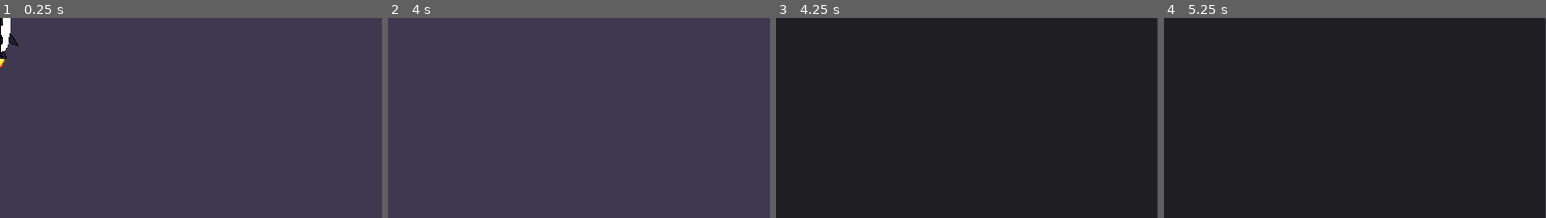
Above: before the commit, frames 1-4 (left to right).
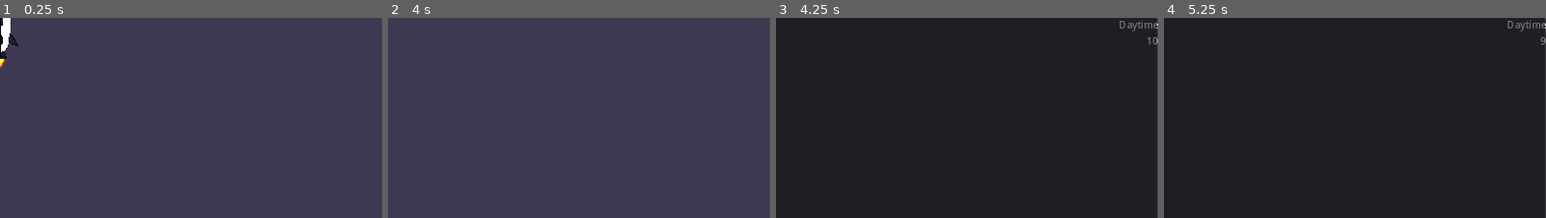
Above: after the commit, the same moments.

Repository: CaptainTiki/protoluna
Game: Godot game, scene res://Utilities/level_root.tscn
Same seed, same stepped clock (60 frames per second), same inputs: the game is played once before the commit and once after it.
Inputs:
- Up to frame 1 (0.25 s): no input
- Up to frame 2 (4 s): hold Right (right) 0.53-2.03 s; tap Space (interact) every 0.75 s from 0.6 to 3.6 s; hold Left (left) 2.03-2.78 s; hold Right (right) from 2.78 s (still down)
- Up to frame 3 (4.25 s): keep holding Right (right); tap ` (debug_show) at 4.15 s
- Up to frame 4 (5.25 s): release Right (right) at 4.28 s; hold Left (left) 4.28-5.03 s; tap Space (interact) at 4.35, 5.1 s; hold Right (right) from 5.03 s (still down)
The pictures show only the part of the screen within x 50-100%, y 0-50%; the shares and areas given below are measured in that part.

Frames 1-2 are identical in both runs. In frame 3, 0.2% of the frame differs, in the area x 90-100%, y 1-14%; in frame 4, 0.2%.

Commit message:
Day/Night tranisition
added time manager
added unit lights to player / worker / gundrone

Diff:
--- /dev/null
+++ b/Assets/PointGradient.tres
@@ -0,0 +1,10 @@
+[gd_resource type="GradientTexture2D" load_steps=2 format=3 uid="uid://dluodwxs3xsh6"]
+
+[sub_resource type="Gradient" id="Gradient_2b3io"]
+colors = PackedColorArray(0.306923, 0.306923, 0.306923, 1, 0, 0, 0, 1)
+
+[resource]
+gradient = SubResource("Gradient_2b3io")
+fill = 1
+fill_from = Vector2(0.5, 0.5)
+fill_to = Vector2(0.5, 0)
--- a/Buildings/Armory/deploy_armory_node.gd
+++ b/Buildings/Armory/deploy_armory_node.gd
@@ -10,7 +10,7 @@
 	animation_player.play("Deploy")
 	pass
 
-func _process(delta: float) -> void:
+func _process(_delta: float) -> void:
 	if animation_player.is_playing() == false:
 		finish_deployment()
 	pass
--- a/Managers/Scenes/game_manager.tscn
+++ b/Managers/Scenes/game_manager.tscn
@@ -2,5 +2,5 @@
 
 [ext_resource type="Script" path="res://Managers/Scripts/game_manager.gd" id="1_wkaua"]
 
-[node name="Node" type="Node"]
+[node name="GameManagerNode" type="Node"]
 script = ExtResource("1_wkaua")
--- a/Managers/Scripts/game_manager.gd
+++ b/Managers/Scripts/game_manager.gd
@@ -26,7 +26,8 @@
 
 func spawnPlayer(pos: Vector2 = Vector2(192,624)) -> void:
 	player = playerDronescene.instantiate()
-	self.get_parent().add_child(player)
+	var node = get_node("../LevelRoot/Units")
+	node.add_child(player)
 	player.position = pos
 	pass
 
@@ -35,3 +36,8 @@
 
 func remove_debug_info(key: String) -> void:
 	debug_node.remove_debug_info(key)
+
+func update_debug_time(is_daytime: bool, time: String) -> void:
+	debug_node.update_time(is_daytime, time)
+func _on_timer_timeout() -> void:
+	pass # Replace with function body.
--- a/Managers/debug_node.tscn
+++ b/Managers/debug_node.tscn
@@ -22,9 +22,20 @@
 offset_right = 396.0
 offset_bottom = 62.0
 
-[node name="Label2" type="Label" parent="CanvasLayer/Panel"]
-layout_mode = 0
-offset_left = -2.5
-offset_top = 280.0
-offset_right = 393.5
-offset_bottom = 342.0
+[node name="VBoxContainer" type="VBoxContainer" parent="CanvasLayer/Panel"]
+layout_mode = 1
+anchors_preset = 1
+anchor_left = 1.0
+anchor_right = 1.0
+offset_left = -156.0
+offset_right = 2.0
+offset_bottom = 55.0
+grow_horizontal = 0
+
+[node name="Time" type="Label" parent="CanvasLayer/Panel/VBoxContainer"]
+layout_mode = 2
+horizontal_alignment = 2
+
+[node name="Time2" type="Label" parent="CanvasLayer/Panel/VBoxContainer"]
+layout_mode = 2
+horizontal_alignment = 2
--- a/Units/GunDrone/gun_drone.tscn
+++ b/Units/GunDrone/gun_drone.tscn
@@ -6,6 +6,7 @@
 [ext_resource type="Texture2D" uid="uid://brjwyxi1ime1n" path="res://Assets/Sprites/Vehicles/GunDrone/Gun.png" id="3_jdt2i"]
 [ext_resource type="Script" path="res://Units/WorkerDrone/idle_state_node.gd" id="4_uk8cs"]
 [ext_resource type="PackedScene" uid="uid://bubu0n0kp0fk8" path="res://Units/StateMachine/wander_state_node.tscn" id="5_2nqk5"]
+[ext_resource type="PackedScene" uid="uid://cx7hoin0moo2f" path="res://Units/unit_light.tscn" id="7_5d3uw"]
 
 [sub_resource type="Animation" id="Animation_wcfop"]
 length = 0.001
@@ -103,3 +104,6 @@
 actor = NodePath("../..")
 animator = NodePath("../../AnimationPlayer")
 exit_state = NodePath("../IdleStateNode")
+
+[node name="UnitLight" parent="." instance=ExtResource("7_5d3uw")]
+texture_scale = 2.0
--- a/Units/PlayerDrone/player_drone.gd
+++ b/Units/PlayerDrone/player_drone.gd
@@ -13,6 +13,8 @@
 
 func _ready()-> void:
 	animation_player.play("Flame_On")
+
+
 
 func _process(_delta: float) -> void:
 	if velocity.x > 0 and facingright:
--- a/Units/PlayerDrone/player_drone.tscn
+++ b/Units/PlayerDrone/player_drone.tscn
@@ -1,8 +1,9 @@
-[gd_scene load_steps=9 format=3 uid="uid://scipanja7ied"]
+[gd_scene load_steps=10 format=3 uid="uid://scipanja7ied"]
 
 [ext_resource type="Script" path="res://Units/PlayerDrone/player_drone.gd" id="1_c4jbx"]
 [ext_resource type="Texture2D" uid="uid://duhf62rrkm0g2" path="res://Assets/Sprites/Vehicles/PlayerDrone/Drone.png" id="2_nydc6"]
 [ext_resource type="Texture2D" uid="uid://bf3yv4x2a31b7" path="res://Assets/Sprites/Vehicles/PlayerDrone/DroneFlame.png" id="3_50b5y"]
+[ext_resource type="PackedScene" uid="uid://cx7hoin0moo2f" path="res://Units/unit_light.tscn" id="4_8jrnc"]
 
 [sub_resource type="CapsuleShape2D" id="CapsuleShape2D_5l1c2"]
 radius = 9.0
@@ -177,3 +178,5 @@
 position = Vector2(37, -2)
 texture = ExtResource("3_50b5y")
 offset = Vector2(0, 4)
+
+[node name="UnitLight" parent="." instance=ExtResource("4_8jrnc")]
--- /dev/null
+++ b/Units/PlayerDrone/unit_light.gd
@@ -0,0 +1,29 @@
+class_name UnitLight extends PointLight2D
+
+@onready var time_manager: TimeManager = $"../../../Managers/Time_Manager"
+
+func _ready() -> void:
+	color = Color(0.8,0.8,1,1)
+	if time_manager.is_daytime:
+		energy = 0
+	else:
+		energy = 1
+
+	time_manager.day_started.connect(_on_day_started)
+	time_manager.night_started.connect(_on_night_started)
+	pass
+
+func _on_day_started() -> void:
+	tween_light(0.0)
+	pass
+
+func _on_night_started() -> void:
+	tween_light(1.0)
+	pass
+
+func tween_light(target_energy: float):
+	print("Changing to energy: ", target_energy)
+	var tween = create_tween()
+	tween.tween_property(self, "energy", target_energy, 2.0)  # Smoothly transition energy over 2 seconds
+	tween.set_trans(Tween.TRANS_LINEAR).set_ease(Tween.EASE_IN_OUT)
+	pass
--- a/Units/WorkerDrone/worker_drone.tscn
+++ b/Units/WorkerDrone/worker_drone.tscn
@@ -1,10 +1,11 @@
-[gd_scene load_steps=11 format=3 uid="uid://bibl2spaf5lnm"]
+[gd_scene load_steps=12 format=3 uid="uid://bibl2spaf5lnm"]
 
 [ext_resource type="Script" path="res://Units/WorkerDrone/worker_drone.gd" id="1_jgtm0"]
 [ext_resource type="Texture2D" uid="uid://bognrv2poasve" path="res://Assets/Sprites/Vehicles/WorkerDrone/WorkerDrone.png" id="2_bxlbm"]
 [ext_resource type="Script" path="res://Units/StateMachine/state_machine.gd" id="3_wkit2"]
 [ext_resource type="PackedScene" uid="uid://bubu0n0kp0fk8" path="res://Units/StateMachine/wander_state_node.tscn" id="4_nhe2b"]
 [ext_resource type="Script" path="res://Units/WorkerDrone/idle_state_node.gd" id="4_yumhs"]
+[ext_resource type="PackedScene" uid="uid://cx7hoin0moo2f" path="res://Units/unit_light.tscn" id="6_bswpp"]
 
 [sub_resource type="Animation" id="Animation_wcfop"]
 length = 0.001
@@ -97,3 +98,6 @@
 actor = NodePath("../..")
 animator = NodePath("../../AnimationPlayer")
 exit_state = NodePath("../IdleStateNode")
+
+[node name="UnitLight" parent="." instance=ExtResource("6_bswpp")]
+texture_scale = 2.0
--- /dev/null
+++ b/Units/unit_light.tscn
@@ -0,0 +1,9 @@
+[gd_scene load_steps=3 format=3 uid="uid://cx7hoin0moo2f"]
+
+[ext_resource type="Texture2D" uid="uid://dluodwxs3xsh6" path="res://Assets/PointGradient.tres" id="1_bdqjp"]
+[ext_resource type="Script" path="res://Units/PlayerDrone/unit_light.gd" id="2_jkjg6"]
+
+[node name="UnitLight" type="PointLight2D"]
+texture = ExtResource("1_bdqjp")
+texture_scale = 3.0
+script = ExtResource("2_jkjg6")
--- a/Utilities/debug_node.gd
+++ b/Utilities/debug_node.gd
@@ -2,7 +2,9 @@
 
 @onready var canvas_layer: CanvasLayer = $CanvasLayer
 @onready var label: Label = $CanvasLayer/Panel/Label
-@onready var label_2: Label = $CanvasLayer/Panel/Label2
+
+@onready var time_label: Label = $CanvasLayer/Panel/VBoxContainer/Time
+@onready var time_label_2: Label = $CanvasLayer/Panel/VBoxContainer/Time2
 
 # Debug info (you can add more fields as needed)
 var debug_info := {}
@@ -17,7 +19,8 @@
 		canvas_layer.visible = not canvas_layer.visible
 
 	# Update debug information
-	update_debug_canvas()
+	if canvas_layer.visible:
+		update_debug_canvas()
 
 func add_debug_info(key: String, value: String) -> void:
 	debug_info[key] = value
@@ -32,3 +35,12 @@
 			for key in debug_info.keys():
 				debug_text += key + ": " + str(debug_info[key]) + "\n"
 			$CanvasLayer/Panel/Label.text = debug_text
+
+func update_time(is_daytime: bool, time: String) -> void:
+	if time_label_2 && time_label:
+		if is_daytime:
+			time_label.text = "Daytime"
+		else:
+			time_label.text = "Nighttime"
+		time_label_2.text = time
+	pass
--- a/Utilities/level_root.tscn
+++ b/Utilities/level_root.tscn
@@ -1,17 +1,27 @@
-[gd_scene load_steps=8 format=4 uid="uid://cr2hxiqd6ahp2"]
+[gd_scene load_steps=9 format=4 uid="uid://cr2hxiqd6ahp2"]
 
 [ext_resource type="Script" path="res://Managers/Scripts/game_manager.gd" id="1_fte74"]
 [ext_resource type="PackedScene" uid="uid://dkvhrc0k7ps7n" path="res://Units/Rocket/lander_rocket.tscn" id="2_6omfv"]
 [ext_resource type="TileSet" uid="uid://c6smkw4xpyhgb" path="res://Assets/default_tileset.tres" id="2_d7dq7"]
 [ext_resource type="PackedScene" uid="uid://egw4sysil36v" path="res://Utilities/camera_2d.tscn" id="2_vy1du"]
+[ext_resource type="Script" path="res://Utilities/time_manager.gd" id="2_wmpko"]
 [ext_resource type="PackedScene" uid="uid://cra6486iqvwpe" path="res://Buildings/HQ/deploy_hq_node.tscn" id="3_o82il"]
 [ext_resource type="PackedScene" uid="uid://dx20wblcp6rix" path="res://Buildings/building_slot_node.tscn" id="6_ftywp"]
 [ext_resource type="PackedScene" uid="uid://dqyfuhyxwhm81" path="res://Buildings/Armory/deploy_armory_node.tscn" id="7_dgaf4"]
 
 [node name="LevelRoot" type="Node2D"]
 
-[node name="Game_Manager" type="Node" parent="."]
+[node name="Managers" type="Node" parent="."]
+
+[node name="Game_Manager" type="Node" parent="Managers"]
 script = ExtResource("1_fte74")
+
+[node name="Time_Manager" type="Node" parent="Managers"]
+script = ExtResource("2_wmpko")
+day_duration = 15.0
+night_duration = 15.0
+
+[node name="Timer" type="Timer" parent="Managers/Time_Manager"]
 
 [node name="TileMapLayer" type="TileMapLayer" parent="."]
 tile_map_data = PackedByteArray("AAAAAAoAAQAAAAMAAAABAAoAAQAAAAMAAAACAAoAAQAAAAMAAAADAAoAAQAAAAMAAAAEAAoAAQAAAAMAAAAFAA …(28864 unchanged characters)…
@@ -38,3 +48,7 @@
 deceleration = 0.01
 
 [node name="Units" type="Node2D" parent="."]
+
+[node name="CanvasModulate" type="CanvasModulate" parent="."]
+
+[connection signal="timeout" from="Managers/Time_Manager/Timer" to="Managers/Time_Manager" method="_on_timer_timeout"]
--- /dev/null
+++ b/Utilities/time_manager.gd
@@ -0,0 +1,54 @@
+class_name TimeManager extends Node
+
+# Time durations (in seconds)
+@export var day_duration: float = 180.0
+@export var night_duration: float = 180.0
+@export var day_color: Color = Color(1,1,1,1) # Bright and white for daytime
+@export var night_color: Color = Color(0.5,0.5,0.7,1) #dim and blueish for nighttime
+
+
+@onready var timer: Timer = $Timer
+@onready var canvas_modulate: CanvasModulate = $"../../CanvasModulate"
+
+# Signals for day/night transitions
+signal day_started
+signal night_started
+
+# internal state variables
+var is_daytime: bool = true
+
+func _ready():
+	start_day() #always start at day time?
+
+func _process(_delta: float) -> void:
+	#increment time
+	if timer:
+		GameManager.update_debug_time(is_daytime, str(int(timer.time_left)))
+	pass
+
+func start_day() -> void:
+	is_daytime = true
+	emit_signal("day_started")
+	timer.start(day_duration)
+	transition_to_color(day_color)
+	pass
+
+func start_night() -> void:
+	is_daytime = false
+	emit_signal("night_started")
+	timer.start(night_duration)
+	transition_to_color(night_color)
+	pass
+
+func _on_timer_timeout() -> void:
+	if is_daytime:
+		start_night()
+	else:
+		start_day()
+	pass
+
+func transition_to_color(target_color: Color) -> void:
+	var tween = create_tween()
+	tween.tween_property(canvas_modulate, "color", target_color, 2.0)
+	tween.set_trans(Tween.TRANS_LINEAR).set_ease(Tween.EASE_IN_OUT)
+	pass
Not shown: 1 places in Units/GunDrone/gun_drone.tscn that only renumber resources
